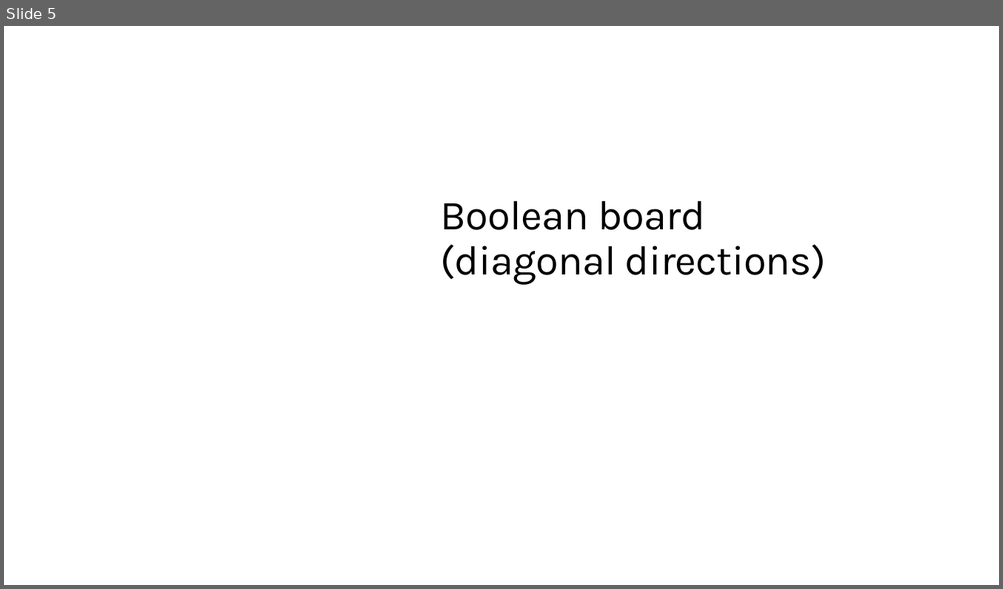
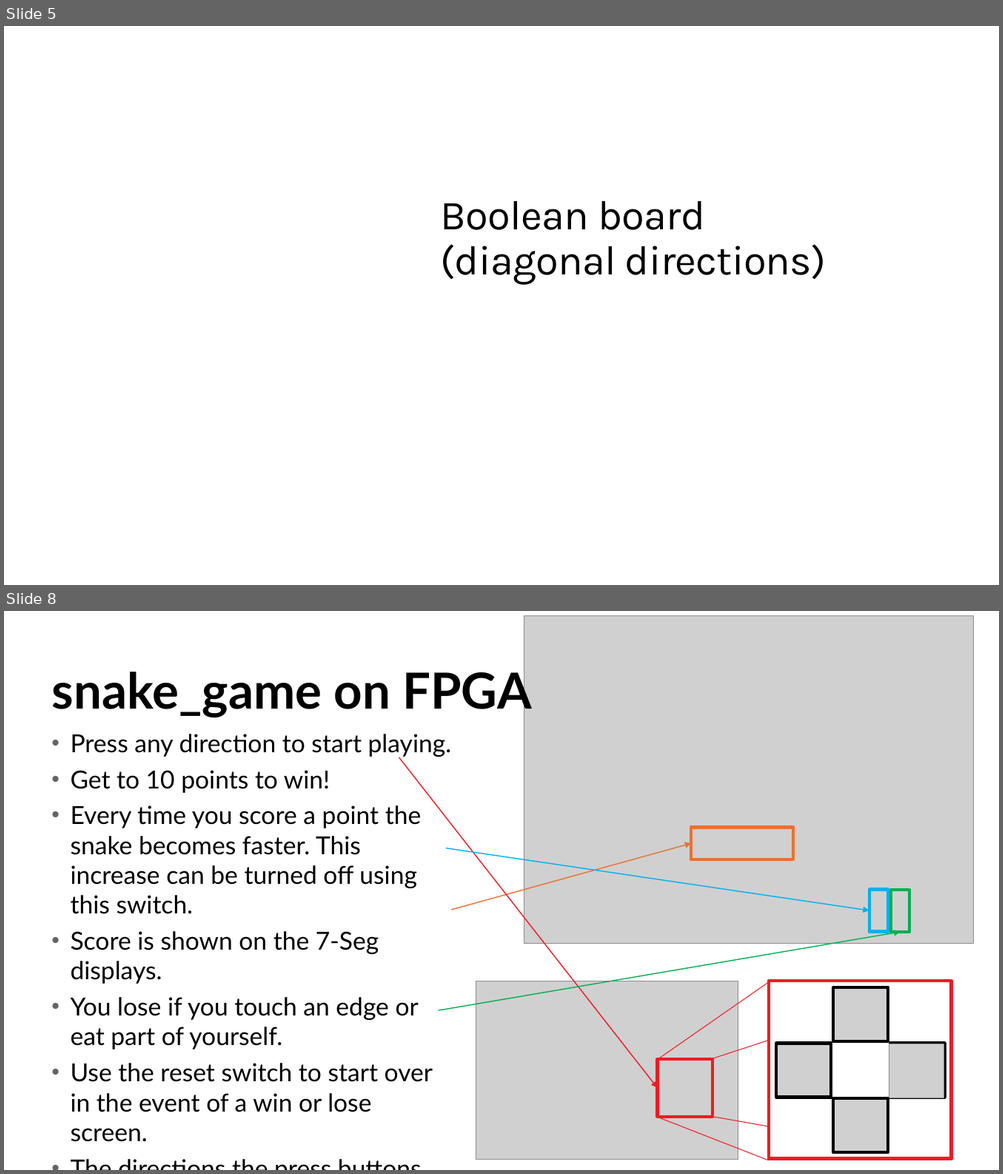
Before and after one commit to MPethick/SnakeGame, a slide deck: usage_guide.pptx. Shown one above the other, each under a label of ours: slide 5 before the commit, slides 5 and 8 after it; the slides between them are not shown. The pictures are 1003x589 and 1003x1174 pixels, drawn with LibreOffice and Linux fonts; fonts in the diff are those of the drawing; grey boxes stand for pictures; background and template pictures are left out. Boxes give left, top, right and bottom in pixels: in the first picture for what was removed or moved away, otherwise in the second. Text is boxed around its words. In the diff, an @@ line names an element or a change of style, - is before the commit and + after.

Commit message:
Update usage guide to include external button variant

```diff
--- a/usage_guide.pptx
+++ b/usage_guide.pptx
@@ slide 8 added at bbox=[4, 611, 999, 1170], background #FFFFFF @@
@@ picture added at bbox=[524, 616, 973, 944] @@
@@ text added at bbox=[52, 666, 531, 718], 48 pt, text #000000, bold @@
+snake_game on FPGA
@@ text added at bbox=[71, 734, 452, 1113], 24 pt, text #000000 @@
+• Press any direction to start playing.
+• Get to 10 points to win!
+• Every time you score a point the snake becomes faster. This increase can be turned off using this switch.
+• Score is shown on the 7-Seg displays.
+• You lose if you touch an edge or eat part of yourself.
+• Use the reset switch to start over in the event of a win or lose screen.
+• The directions the press buttons control are shown to the right.
@@ arrow added from (398, 758) to (657, 1088), #ED1C24 1 pt @@
@@ rectangle added at bbox=[691, 827, 794, 860], outline #E97132 3 pt @@
@@ arrow added from (446, 849) to (869, 911), #00B0F0 1 pt @@
@@ arrow added from (451, 910) to (691, 844), #E97132 1 pt @@
@@ rectangle added at bbox=[869, 890, 888, 933], outline #00B0F0 3 pt @@
@@ rectangle added at bbox=[891, 890, 909, 933], outline #00B050 3 pt @@
@@ arrow added from (438, 1011) to (900, 932), #00B050 1 pt @@
@@ picture added at bbox=[475, 982, 737, 1160] @@
@@ line added from (658, 1059) to (771, 980), #ED1C24 0.75 pt @@
@@ line added from (713, 1059) to (951, 980), #ED1C24 0.75 pt @@
@@ rectangle added at bbox=[768, 981, 951, 1159], fill #FFFFFF, outline #ED1C24 3 pt @@
@@ rectangle added at bbox=[657, 1059, 713, 1117], outline #ED1C24 3 pt @@
@@ group added at bbox=[776, 988, 945, 1154]: 4 pictures, 4 rectangles @@
@@ line added from (657, 1118) to (768, 1161), #ED1C24 0.75 pt @@
@@ line added from (713, 1117) to (953, 1160), #ED1C24 0.75 pt @@
```
Also in this commit, not shown: 3 slides changed, 1 other slide added.
